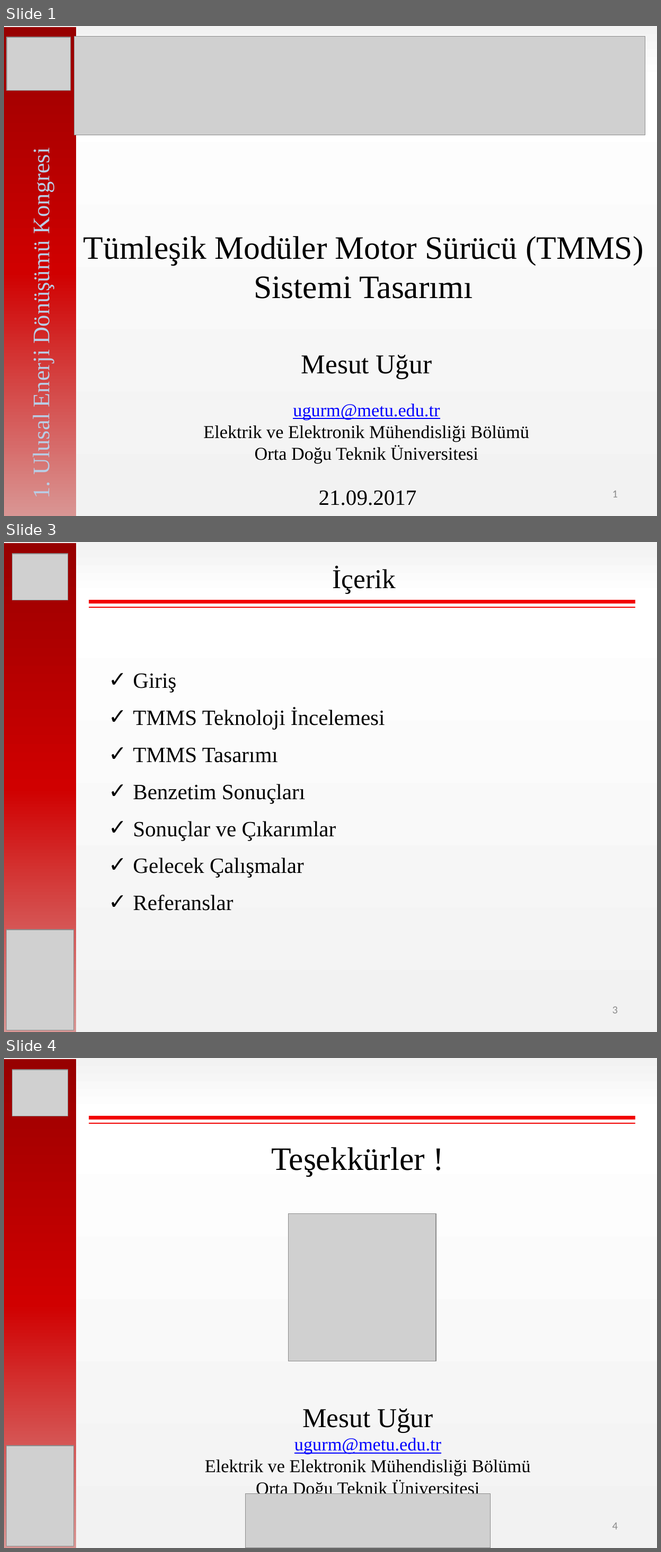
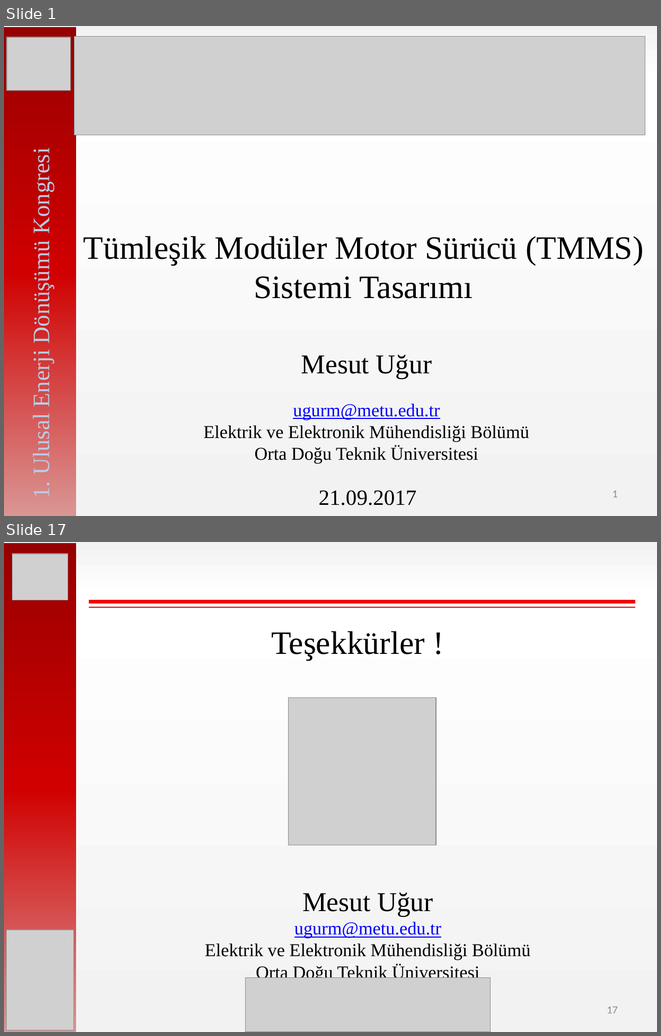
Before and after one commit to hakanpolat/IMMD, a slide deck: Paper/EL-EN 2017/sunum/ELEN2017_OralPres_Mesut_Uğur.pptx. Shown one above the other, each under a label of ours: slides 1, 3 and 4 before the commit, slides 1 and 17 after it; the slides between them are not shown. The pictures are 661x1552 and 661x1036 pixels, drawn with LibreOffice and Linux fonts; fonts in the diff are those of the drawing; grey boxes stand for pictures. Boxes give left, top, right and bottom in pixels: in the first picture for what was removed or moved away, otherwise in the second. Text is boxed around its words. In the diff, an @@ line names an element or a change of style, - is before the commit and + after.

```diff
--- a/Paper/EL-EN 2017/sunum/ELEN2017_OralPres_Mesut_Uğur.pptx
+++ b/Paper/EL-EN 2017/sunum/ELEN2017_OralPres_Mesut_Uğur.pptx
@@ slide 3 removed at box(4, 542, 657, 1032), background gradient #F2F2F2 to #FFFFFF @@
@@ rectangle removed at box(4, 543, 77, 1032) @@
@@ picture removed at box(12, 554, 68, 600) @@
@@ text removed at box(333, 567, 396, 594) @@
-İçerik
@@ line removed from (89, 602) to (635, 602) @@
@@ line removed from (89, 607) to (635, 607) @@
@@ text removed at box(133, 673, 385, 910) @@
-✓ Giriş
-✓ TMMS Teknoloji İncelemesi
-✓ TMMS Tasarımı
-✓ Benzetim Sonuçları
-✓ Sonuçlar ve Çıkarımlar
-✓ Gelecek Çalışmalar
-✓ Referanslar
@@ picture removed at box(6, 929, 73, 1030) @@
@@ page number removed at box(612, 1006, 618, 1013) @@
-3
@@ what was slide 4 is now slide 17 @@
@@ page number at box(607, 1006, 618, 1013): text changed @@
-4
+17
```
Also in this commit, not shown: 1 slide changed, 14 slides added, 14 other files.
